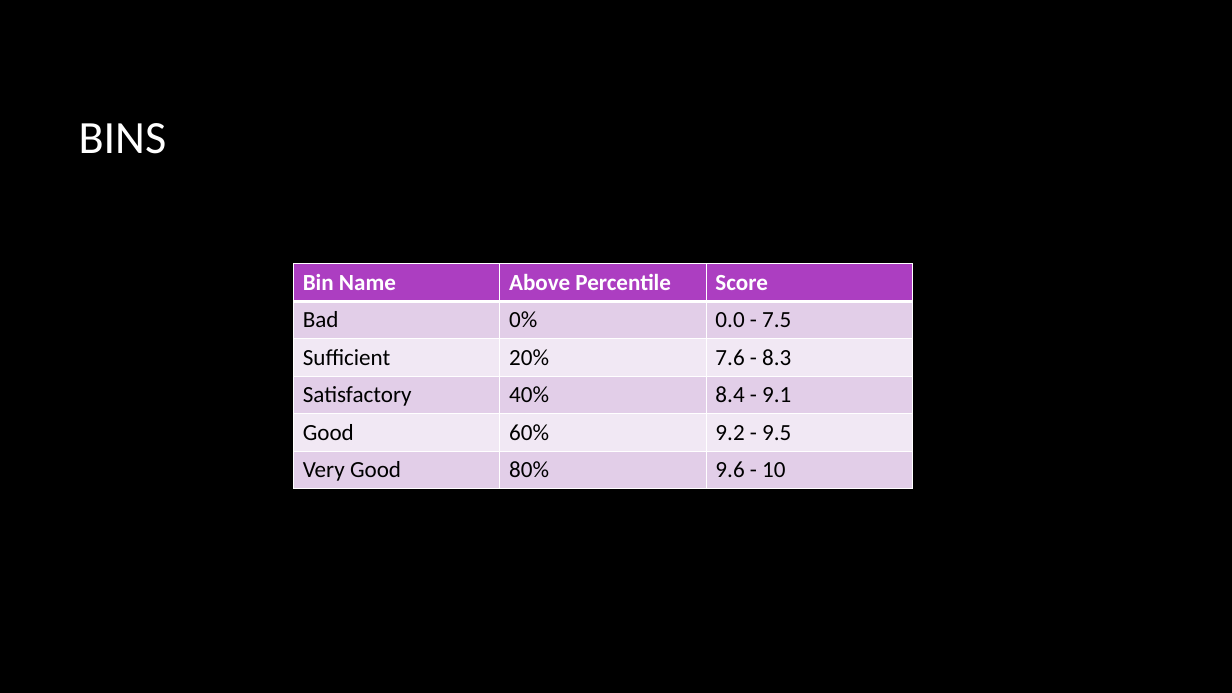
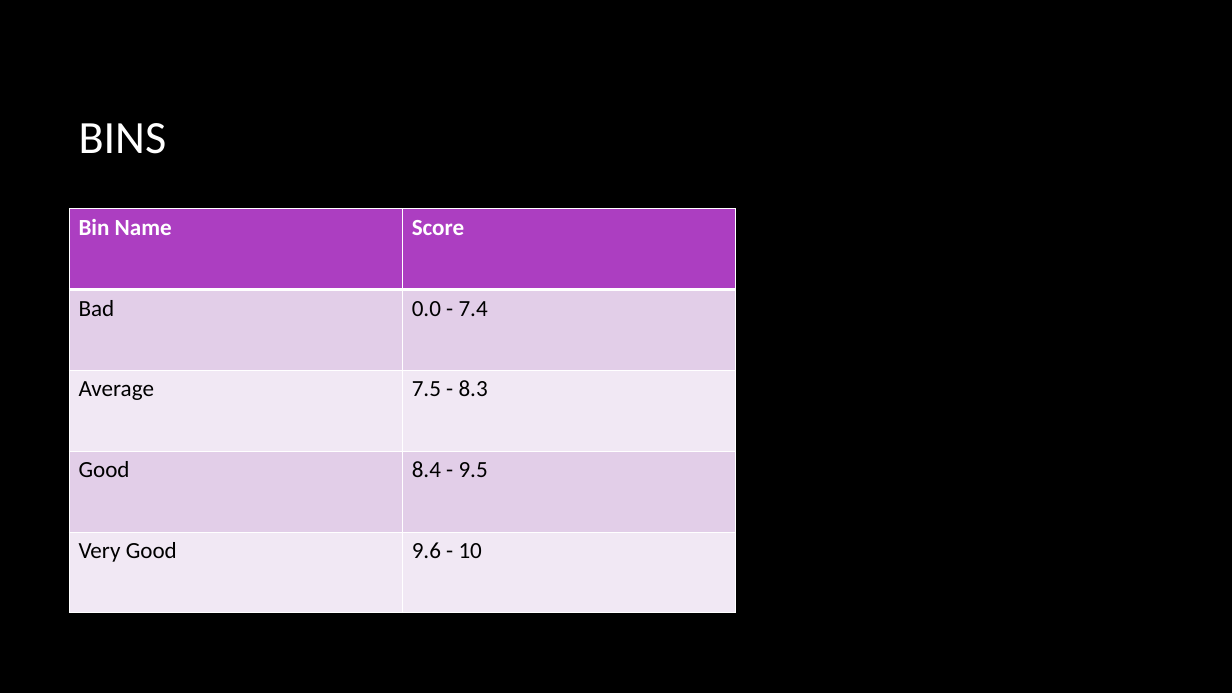
Before and after one commit to bumblebeetron/WS17DataMiningHotelReview, a slide deck: slide 6 of DataMining3Deniz.pptx (slide 4 before the commit). Drawn at 1232x693 pixels with LibreOffice and Linux fonts; fonts in the diff are those of the drawing; background and template pictures are left out. Boxes give left, top, right and bottom in pixels: in the first picture for what was removed or moved away, otherwise in the second. Text is boxed around its words. In the diff, an @@ line names an element or a change of style, - is before the commit and + after.

```diff
--- a/DataMining3Deniz.pptx
+++ b/DataMining3Deniz.pptx
@@ table at [69,209,737,613] @@
-Bin Name | Above Percentile | Score
-Bad | 0% | 0.0 - 7.5
-Sufficient | 20% | 7.6 - 8.3
-Satisfactory | 40% | 8.4 - 9.1
-Good | 60% | 9.2 - 9.5
-Very Good | 80% | 9.6 - 10
+Bin Name | Score
+Bad | 0.0 - 7.4
+Average | 7.5 - 8.3
+Good | 8.4 - 9.5
+Very Good | 9.6 - 10
@@ table: place and size @@
-table at [294,263,912,488]
+table at [69,209,737,613]
```
Also in this commit, not shown: 2 other slides changed, 2 slides added, 1 slide removed.
